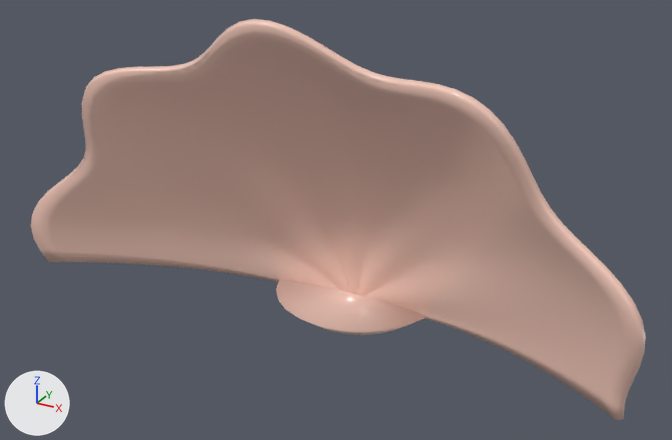
The glTF model public/shop-models/shell.glb: old version first, new version second.
Before and after are seen from a 50 mm camera at (1.137, -2.104, 0.892) aimed at (0.012, -0.059, -0.13). Every picture has the same lights, and +X, +Y and +Z are marked at lower left. The older version comes first. Where no turn or scale is listed for an object, it has been applied to the vertices.

The first picture shows 'Cone', 'scallop'.
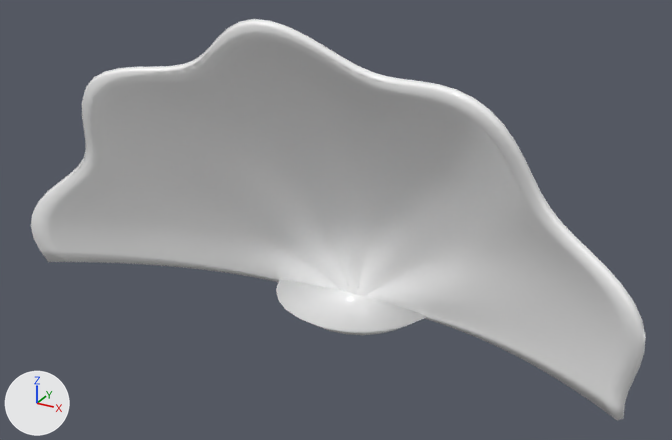
What differs and where, as boxes [x1, y1, x2, y2] in the pictures (672 x 440 px):
'scallop', recoloured (beige to white): [31, 19, 646, 421] in both
'Cone', recoloured (beige to white): [276, 279, 427, 335] in both

Edits to the bpy script that builds the scene:
```text
Change mat_shell:
    mat_shell.base_color: (0.96, 0.62, 0.52) -> (1.0, 1.0, 1.0)  # beige #facebf -> white #ffffff
```
